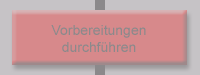
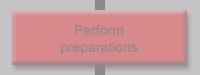
Before/after of a 200x75 layered artwork. What changed in the layer stack:
renamed "Vorbereitungen durchführen" to "Perform preparations", painted on it over (x1=51, y1=25, x2=146, y2=55)
